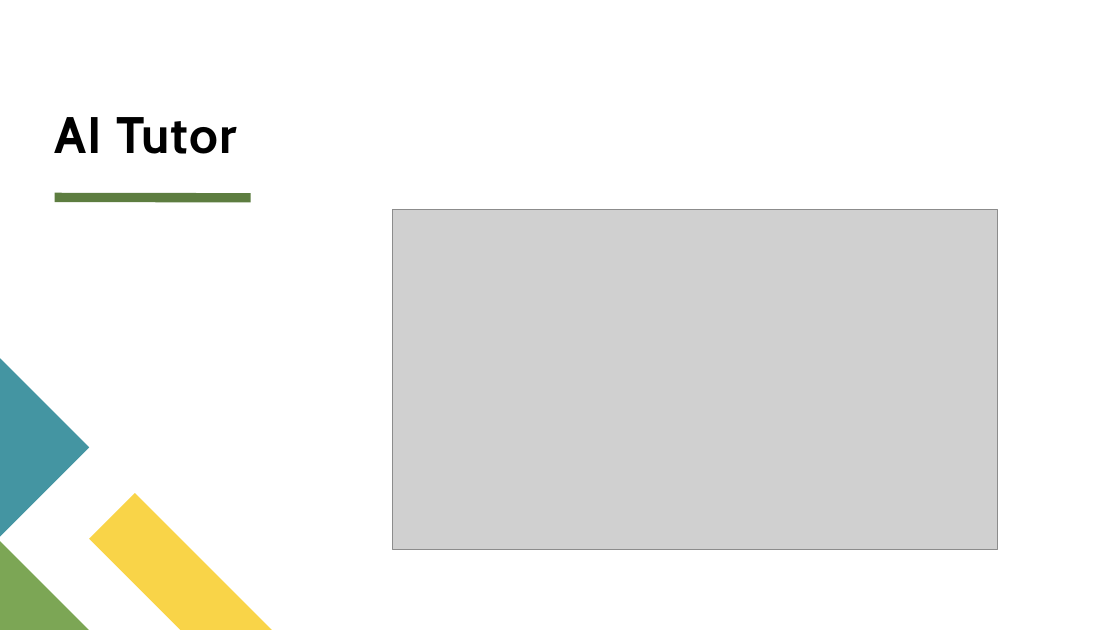
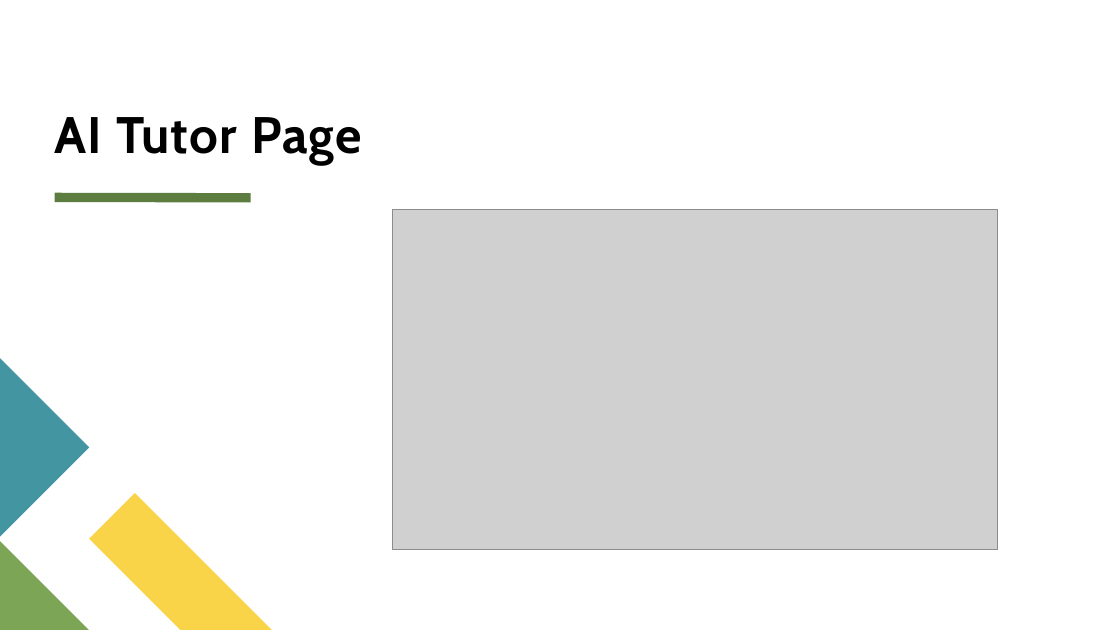
Before and after one commit to MeghaN28/AI-Tutor, a slide deck: slide 10 of Seattle Data AI Security Hackathon.pptx (slide 9 before the commit). Drawn at 1120x630 pixels with LibreOffice and Linux fonts; fonts in the diff are those of the drawing; grey boxes stand for pictures. Boxes give left, top, right and bottom in pixels: in the first picture for what was removed or moved away, otherwise in the second. Text is boxed around its words. In the diff, an @@ line names an element or a change of style, - is before the commit and + after.

```diff
--- a/Seattle Data AI Security Hackathon.pptx
+++ b/Seattle Data AI Security Hackathon.pptx
@@ title at <box>55,117,362,164</box>: text changed @@
-AI Tutor
+AI Tutor Page
```
Also in this commit, not shown: 6 other slides changed, 6 slides added, 4 slides removed.
